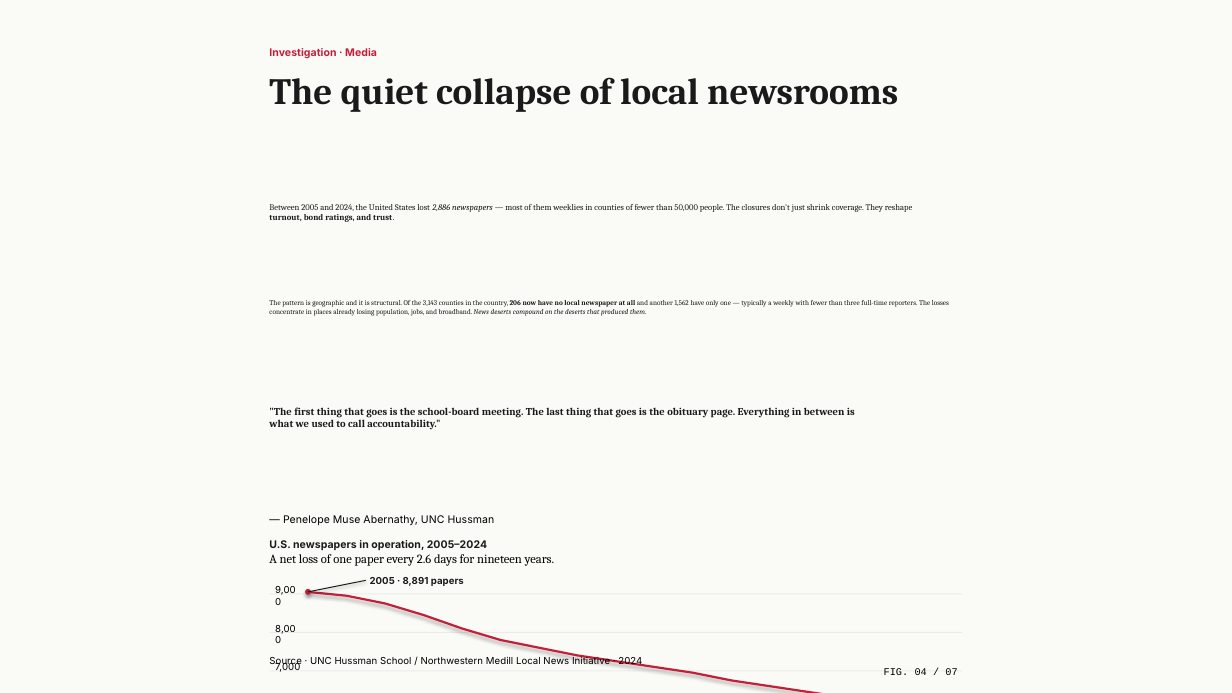
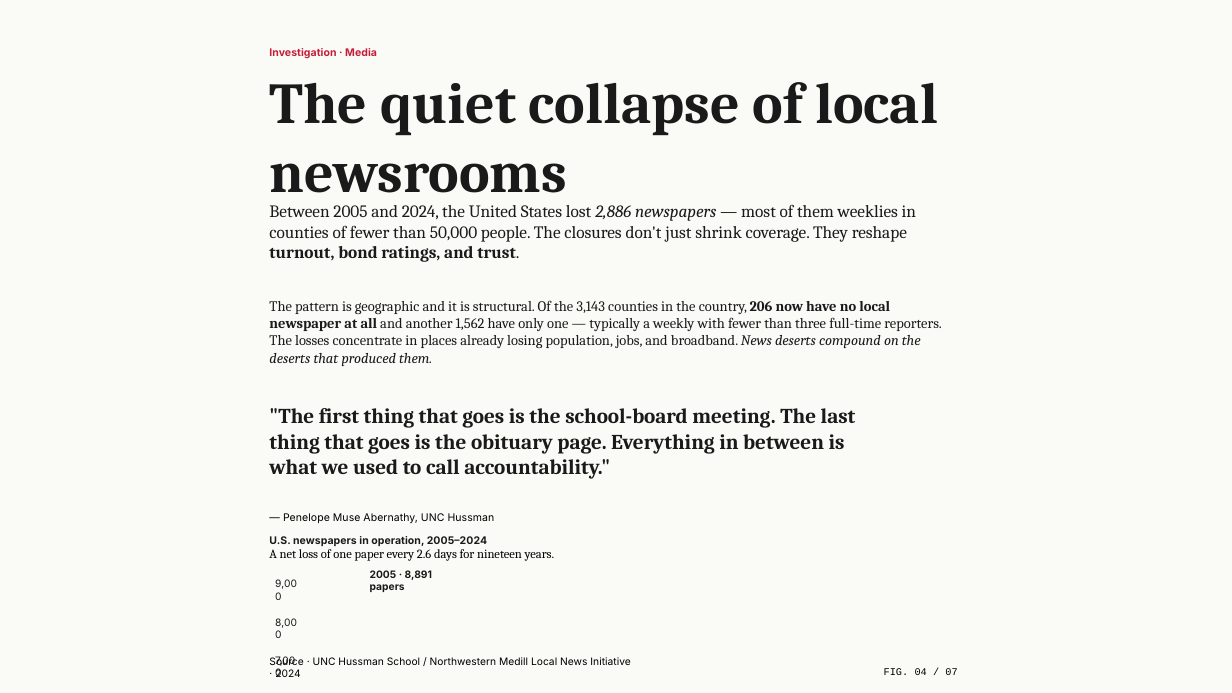
Before and after one commit to vamsiramakrishnan/pixelpitch, a slide deck: slide 4 of _bench/corpus/divergent-deck.pptx. Drawn at 1232x693 pixels with LibreOffice and Linux fonts; fonts in the diff are those of the drawing. Boxes give left, top, right and bottom in pixels: in the first picture for what was removed or moved away, otherwise in the second. Text is boxed around its words. In the diff, an @@ line names an element or a change of style, - is before the commit and + after.

```diff
--- a/_bench/corpus/divergent-deck.pptx
+++ b/_bench/corpus/divergent-deck.pptx
@@ text "The quiet collapse of local ..." at bbox=[269, 82, 938, 193]: size 29 to 45 pt @@
@@ text "Between 2005 and 2024, the ..." at bbox=[269, 204, 916, 262]: size 6.8 to 13.5 pt @@
@@ text "The pattern is geographic and ..." at bbox=[269, 300, 941, 366]: size 5.6 to 11.2 pt @@
@@ text ""The first thing that goes ..." at bbox=[269, 408, 856, 479]: size 8.2 to 16.5 pt @@
@@ text "2005 · 8,891 papers": place and size @@
-text "2005 · 8,891 papers" at bbox=[370, 577, 464, 586]
+text "2005 · 8,891 papers" at bbox=[370, 570, 432, 592]
@@ text "2005 · 8,891 papers" at bbox=[370, 570, 432, 592]: size 7.5 to 8 pt @@
@@ line removed from (270, 594) to (963, 594) @@
@@ ellipse removed at bbox=[305, 589, 311, 594] @@
@@ freeform shape removed at bbox=[308, 592, 953, 693] @@
@@ line removed from (308, 592) to (366, 580) @@
@@ 3 texts: place and size @@
-3 texts at bbox=[269, 540, 555, 634]
+3 texts at bbox=[269, 536, 555, 628]
@@ text "Source · UNC Hussman School ..." at bbox=[275, 657, 630, 677]: size 7.6 to 8 pt @@
@@ line removed from (270, 632) to (963, 632) @@
@@ size 7.5 to 8 pt, text colour #000000 to #1A1A1A in 3 elements at bbox=[275, 579, 297, 589], bbox=[275, 618, 297, 628], bbox=[275, 656, 295, 667] @@
@@ text "7,000": place and size @@
-text "7,000" at bbox=[275, 663, 300, 672]
+text "7,000" at bbox=[275, 656, 295, 667]
@@ line removed from (270, 671) to (963, 671) @@
```
Also in this commit, not shown: 47 other slides changed, 1 slide added, 50 other files.
